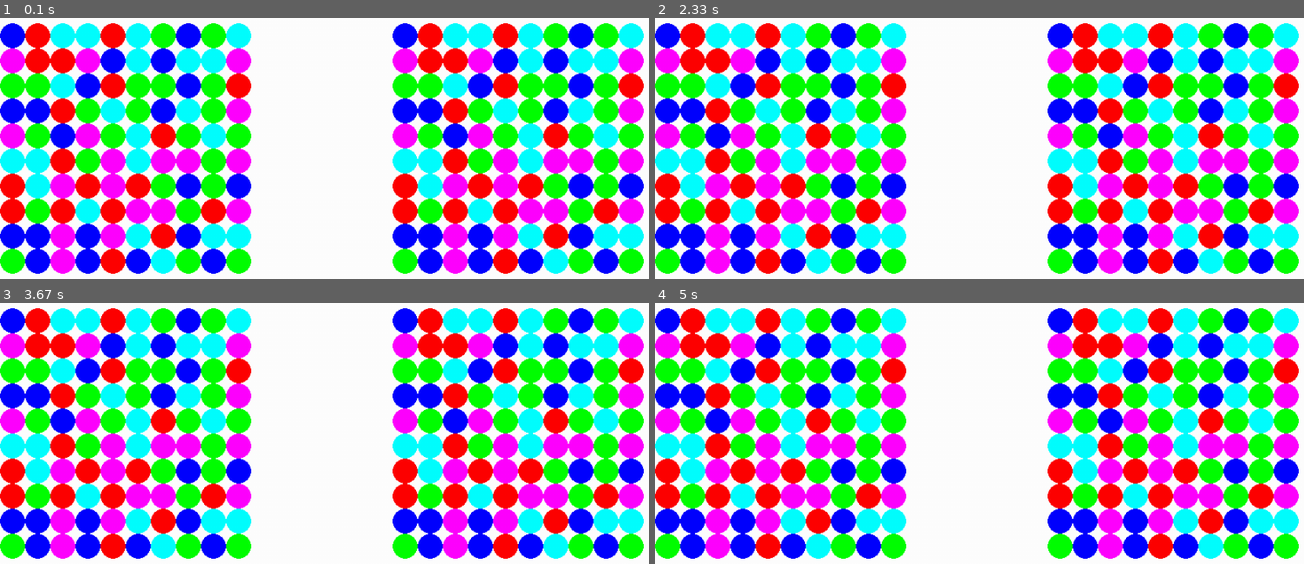
Above: before the commit, frames 1-4 (two rows, left to right).
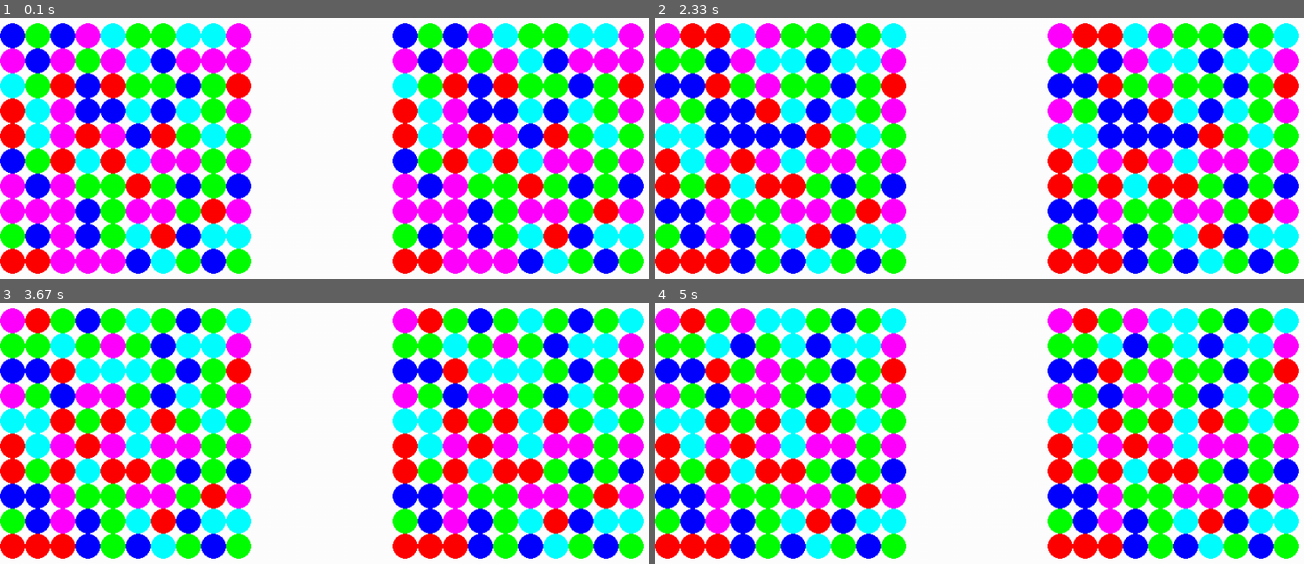
Above: after the commit, the same moments.

Repository: baolidakai/candy_crush_ai
Game: pygame game, started from src/candy_crush_game.py
The game is run twice, just before and just after one commit, with the same random seed, the same clock (stepped at 60 frames per second) and the same inputs.
Inputs (mouse positions are in pixels of both pictures, inside the frame that each line leads up to):
- Up to frame 1 (0.1 s): no input
- Up to frame 2 (2.33 s): click (outside the picture) at 0.38 s
- Up to frame 3 (3.67 s): no input
- Up to frame 4 (5 s): no input

The runs differ from the first frame. In frame 1, 28% of the frame differs, in the area x 0-100%, y 2-98%; in frame 2, 25%; in frame 3, 26%; in frame 4, 25%.

Commit message:
Adds histories visualization

Diff:
--- a/src/candy_crush_board.py
+++ b/src/candy_crush_board.py
@@ -1,5 +1,6 @@
 """Class for Candy Crush game."""
 import collections
+import copy
 import utils
 import numpy as np
 
@@ -121,8 +122,12 @@
       self._board[new_color][0][col] = 1
     # TODO(bowendeng): Implements correctly.
     self._reward += len(block)
-    self._histories.append(self._board)
+    self._histories.append(self.copy_board())
     return True
+
+  def copy_board(self):
+    """Deep copy of the board."""
+    return copy.deepcopy(self._board)
 
   def get_board(self):
     """Getter for the board."""
--- a/src/candy_crush_game.py
+++ b/src/candy_crush_game.py
@@ -23,6 +23,7 @@
   HUMAN_Y = 30
   COMPUTER_X = 500
   COMPUTER_Y = 30
+  PAUSE = 1000
   def is_from_human(x, y):
     return x < COMPUTER_X
   def human_screen_to_indices(x, y):
@@ -51,6 +52,7 @@
           pygame.draw.circle(screen, pygame.color.Color(utils.COLORS[color]), indices_to_screen(row, col, from_human), H_CELLSIZE, 0)
           # TODO(bowendeng): Enables other types of candies.
   previous_row, previous_col = -1, -1
+  draw_histories = True
   while True:
     if pygame.event.get(pygame.QUIT):
       break
@@ -63,14 +65,31 @@
           if abs(previous_row - row) + abs(previous_col - col) == 1:
             print('Swapping (%d, %d) and (%d, %d)' % (row, col, previous_row, previous_col))
             human_board.swap((row, col), (previous_row, previous_col))
+            # TODO(bowendeng): Implements a basic computer algorithm.
+            computer_board.swap((row, col), (previous_row, previous_col))
+            draw_histories = True
             previous_row, previous_col = -1, -1
           else:
             previous_row, previous_col = row, col
     screen.fill(pygame.color.Color('white'))
-    # Draw the board.
-    draw_board(screen, human_board.get_board(), from_human=True)
-    draw_board(screen, computer_board.get_board(), from_human=False)
-    pygame.display.flip()
+    # Draw the histories.
+    human_histories = human_board.get_histories()
+    computer_histories = computer_board.get_histories()
+    if draw_histories:
+      time_to_start_draw_histories = pygame.time.get_ticks()
+      time_to_stop_draw_histories = time_to_start_draw_histories + PAUSE * max(len(human_histories), len(computer_histories))
+      draw_histories = False
+    if pygame.time.get_ticks() < time_to_stop_draw_histories:
+      idx = (pygame.time.get_ticks() - time_to_start_draw_histories) // PAUSE
+      print(idx)
+      draw_board(screen, human_histories[idx] if idx < len(human_histories) else human_board.get_board(), from_human=True)
+      draw_board(screen, computer_histories[idx] if idx < len(computer_histories) else computer_board.get_board(), from_human=False)
+      pygame.display.flip()
+    else:
+      # Draw the board.
+      draw_board(screen, human_board.get_board(), from_human=True)
+      draw_board(screen, computer_board.get_board(), from_human=False)
+      pygame.display.flip()
     clock.tick(60)
 
 
